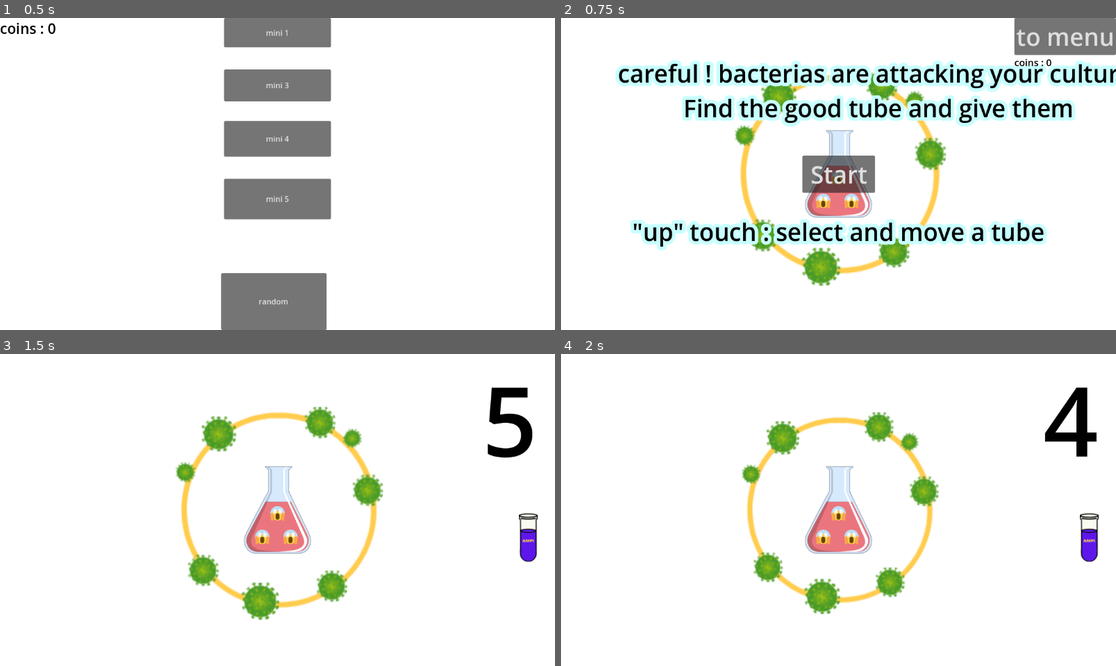
Above: before the commit, frames 1-4 (two rows, left to right).
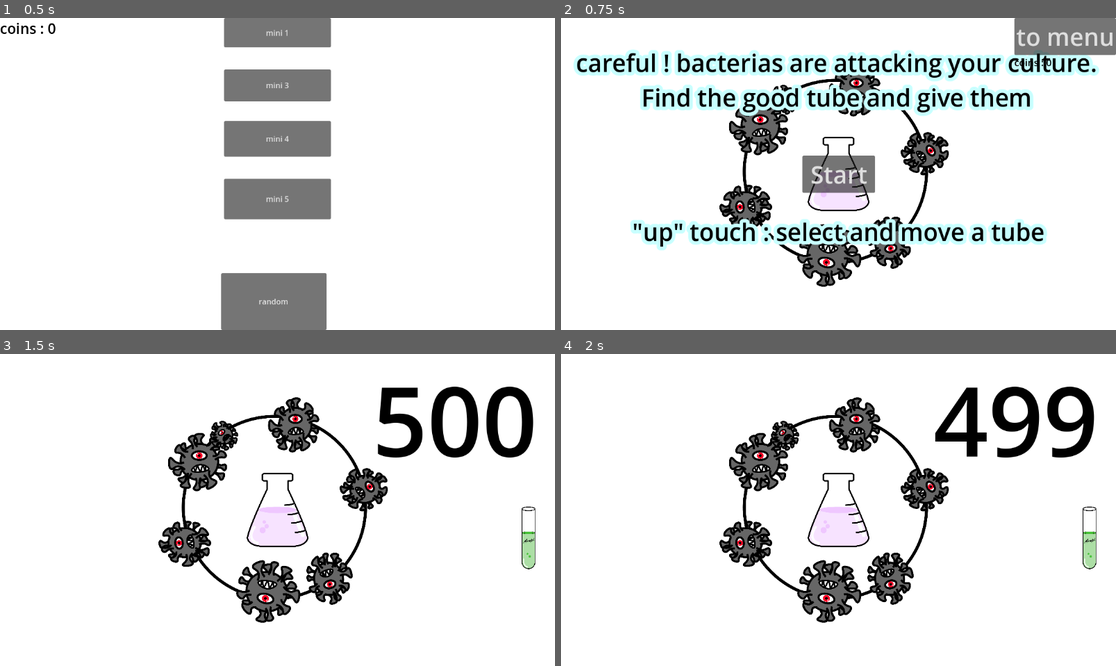
Above: after the commit, the same moments.

Repository: maxnourr/The-game
Game: Godot game, scene res://ugly_menu.tscn
Same seed, same stepped clock (60 frames per second), same inputs: the game is played once before the commit and once after it. The engine's default icon, where the game draws it, is replaced by a stand-in: a white triangle on a blue panel in a dark square.
Inputs:
- Up to frame 1 (0.5 s): no input
- Up to frame 2 (0.75 s): click "mini 1" at 0.5 s
- Up to frame 3 (1.5 s): click "Start" at 1.25 s
- Up to frame 4 (2 s): no input

Frame 1 is identical in both runs. In frame 2, 22% of the frame differs, in the area x 2-100%, y 10-87%; in frame 3, 15%; in frame 4, 14%.

Commit message:
mew graphic

Diff:
--- a/MINIGAMES/minijeu_1/ampi.tscn
+++ b/MINIGAMES/minijeu_1/ampi.tscn
@@ -1,10 +1,11 @@
-[gd_scene load_steps=3 format=3 uid="uid://bwt0hbwb3vqyh"]
+[gd_scene load_steps=4 format=3 uid="uid://bwt0hbwb3vqyh"]
 
 [ext_resource type="Script" path="res://minijeu_1/tube.gd" id="1_2o7et"]
+[ext_resource type="Texture2D" uid="uid://dyu2wr0e341r8" path="res://minijeu_1/figures/AMPI.png" id="2_47i4f"]
 
 [sub_resource type="CapsuleShape2D" id="CapsuleShape2D_c8ogc"]
 radius = 28.0
-height = 186.0
+height = 233.333
 
 [node name="Tube" type="Area2D"]
 position = Vector2(481, 383)
@@ -13,11 +14,13 @@
 
 [node name="Sprite2D" type="Sprite2D" parent="."]
 position = Vector2(2.08165e-12, 2.08165e-12)
-scale = Vector2(2.277, 2)
+scale = Vector2(0.2, 0.2)
+texture = ExtResource("2_47i4f")
 
 [node name="CollisionShape2D" type="CollisionShape2D" parent="."]
 position = Vector2(0, -10)
 shape = SubResource("CapsuleShape2D_c8ogc")
 
+[connection signal="input_event" from="." to="." method="_on_input_event"]
 [connection signal="mouse_entered" from="." to="." method="_on_mouse_entered"]
 [connection signal="mouse_exited" from="." to="." method="_on_mouse_exited"]
--- a/MINIGAMES/minijeu_1/ampi_game.gd
+++ b/MINIGAMES/minijeu_1/ampi_game.gd
@@ -6,7 +6,7 @@
 var goal = 3
 
 #timer
-var time = 5
+var time = 500
 var malus = false #change the time if activated
 var malus_time = 3
 
@@ -114,10 +114,12 @@
 	if area.type == "AMPI": # we want ampicillin
 		$Timer.stop()
 		$TEXT/win_state.text = "you win"
+		$bacterias.texture("happy")
 		GlobalVar.coins +=1
 		restart()
 	elif area.type == "BLUE": #do nothing
 		$TEXT/win_state.text = "I'm blue didadudidaduda"
+		$bacterias.blue_medium()
 	elif area.type == "SOC": #good medium grow even unwanted bacterias
 		$TEXT/win_state.text = "Bacterias are happy ! malus :("
 		malus = true
--- a/MINIGAMES/minijeu_1/ampi_game.tscn
+++ b/MINIGAMES/minijeu_1/ampi_game.tscn
@@ -40,17 +40,13 @@
 horizontal_alignment = 2
 
 [node name="win_state" type="Label" parent="TEXT"]
-anchors_preset = 8
+anchors_preset = 5
 anchor_left = 0.5
-anchor_top = 0.5
 anchor_right = 0.5
-anchor_bottom = 0.5
 offset_left = -20.0
-offset_top = -11.5
 offset_right = 20.0
-offset_bottom = 11.5
+offset_bottom = 69.0
 grow_horizontal = 2
-grow_vertical = 2
 theme_override_colors/font_color = Color(0, 0, 0, 1)
 theme_override_font_sizes/font_size = 50
 
@@ -85,11 +81,15 @@
 text = "Start"
 
 [node name="Label" type="Label" parent="Button"]
-layout_mode = 0
-offset_left = -383.5
-offset_top = -206.5
-offset_right = 539.5
-offset_bottom = -62.5
+layout_mode = 1
+anchors_preset = 5
+anchor_left = 0.5
+anchor_right = 0.5
+offset_left = -550.0
+offset_top = -228.5
+offset_right = 540.0
+offset_bottom = -84.5
+grow_horizontal = 2
 theme_override_colors/font_color = Color(0, 0, 0, 1)
 theme_override_colors/font_outline_color = Color(0.784314, 1, 1, 1)
 theme_override_constants/outline_size = 30
--- a/MINIGAMES/minijeu_1/bacterias.tscn
+++ b/MINIGAMES/minijeu_1/bacterias.tscn
@@ -1,19 +1,27 @@
-[gd_scene load_steps=3 format=3 uid="uid://cvgk6uh1iitqp"]
+[gd_scene load_steps=5 format=3 uid="uid://cvgk6uh1iitqp"]
 
+[ext_resource type="Script" path="res://minijeu_1/bacterias.gd" id="1_sn4p2"]
 [ext_resource type="Texture2D" uid="uid://c40xrpi3a0bc7" path="res://minijeu_1/figures/scared bacteria.png" id="1_v1svu"]
+[ext_resource type="Texture2D" uid="uid://dufhtcmer3xme" path="res://minijeu_1/figures/happy.png" id="3_vtq6e"]
 
-[sub_resource type="CapsuleShape2D" id="CapsuleShape2D_8tyta"]
-radius = 34.0
-height = 352.0
+[sub_resource type="ConvexPolygonShape2D" id="ConvexPolygonShape2D_wgp72"]
+points = PackedVector2Array(-75, -10, 75, -10, 140, 150, -140, 150)
 
 [node name="bacterias" type="Area2D"]
 scale = Vector2(0.5, 0.5)
+script = ExtResource("1_sn4p2")
 
 [node name="Sprite2D" type="Sprite2D" parent="."]
+scale = Vector2(0.45, 0.45)
 texture = ExtResource("1_v1svu")
 
+[node name="bacteria" type="Sprite2D" parent="."]
+position = Vector2(0, 72)
+scale = Vector2(0.0375, 0.0375)
+texture = ExtResource("3_vtq6e")
+
 [node name="CollisionShape2D" type="CollisionShape2D" parent="."]
-position = Vector2(4, -7)
-shape = SubResource("CapsuleShape2D_8tyta")
+position = Vector2(2.08165e-12, 2.08165e-12)
+shape = SubResource("ConvexPolygonShape2D_wgp72")
 one_way_collision_margin = 38.5
 debug_color = Color(0.662745, 0.501961, 0.305882, 0.419608)
--- a/MINIGAMES/minijeu_1/circle.tscn
+++ b/MINIGAMES/minijeu_1/circle.tscn
@@ -11,7 +11,7 @@
 
 [node name="Sprite2D" type="Sprite2D" parent="."]
 position = Vector2(-12, 2.08165e-12)
-scale = Vector2(3, 3)
+scale = Vector2(0.35, 0.35)
 texture = ExtResource("2_jbjtu")
 
 [node name="CollisionShape2D" type="CollisionShape2D" parent="."]
--- a/MINIGAMES/minijeu_1/tube.gd
+++ b/MINIGAMES/minijeu_1/tube.gd
@@ -23,15 +23,16 @@
 	else:
 		$Sprite2D.set_texture(textureSOC)
 
-#call when mouse move
-func _input_event(viewport, event, shape_idx):
+
+# Called every frame. 'delta' is the elapsed time since the previous frame.
+func _process(delta):
+	if CanDrag:
+		$".".global_position =  get_global_mouse_position()
+
+
+func _on_input_event(viewport, event, shape_idx):
 	if event is InputEventMouseMotion:
 		if Input.is_action_pressed("ui_up"):
 			CanDrag = true
 		else:
 			CanDrag = false
-
-# Called every frame. 'delta' is the elapsed time since the previous frame.
-func _process(delta):
-	if CanDrag:
-		$".".global_position =  get_global_mouse_position()
--- a/MINIGAMES/minijeu_3/plate.tscn
+++ b/MINIGAMES/minijeu_3/plate.tscn
@@ -8,19 +8,20 @@
 script = ExtResource("2_v3383")
 
 [node name="Sprite2D" type="Sprite2D" parent="."]
+scale = Vector2(0.15, 0.15)
 texture = ExtResource("2_r08jn")
 
 [node name="bacteria" type="Sprite2D" parent="."]
 position = Vector2(-113, -9)
-scale = Vector2(0.4, 0.4)
+scale = Vector2(0.04, 0.04)
 texture = ExtResource("3_vivqa")
 
 [node name="bacteria3" type="Sprite2D" parent="."]
 position = Vector2(51, 81)
-scale = Vector2(0.5, 0.5)
+scale = Vector2(0.05, 0.05)
 texture = ExtResource("3_vivqa")
 
 [node name="bacteria2" type="Sprite2D" parent="."]
 position = Vector2(28, -97)
-scale = Vector2(0.5, 0.5)
+scale = Vector2(0.05, 0.05)
 texture = ExtResource("3_vivqa")
Binary file changed: MINIGAMES/minijeu_1/figures/AMPI.png
Binary file changed: MINIGAMES/minijeu_1/figures/BLUE.png
Binary file changed: MINIGAMES/minijeu_1/figures/SOC.png
Binary file changed: MINIGAMES/minijeu_1/figures/circle.png
Binary file changed: MINIGAMES/minijeu_1/figures/scared bacteria.png
Binary file changed: MINIGAMES/minijeu_3/figures/bact.png
Binary file changed: MINIGAMES/minijeu_3/figures/down.png
Binary file changed: MINIGAMES/minijeu_3/figures/fire_bact.png
Binary file changed: MINIGAMES/minijeu_3/figures/ice_bact.png
Binary file changed: MINIGAMES/minijeu_3/figures/plate.png
Binary file changed: MINIGAMES/minijeu_3/figures/up.png
Not shown, changed: MINIGAMES/.DS_Store
(and 9 more such lines)
